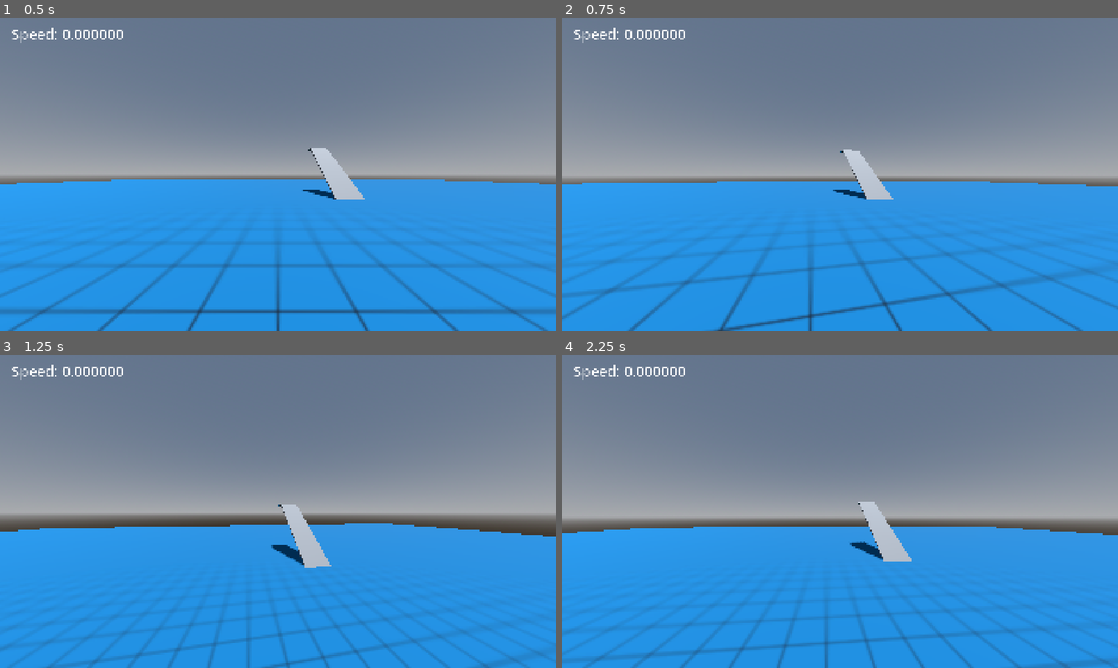
Above: before the commit, frames 1-4 (two rows, left to right).
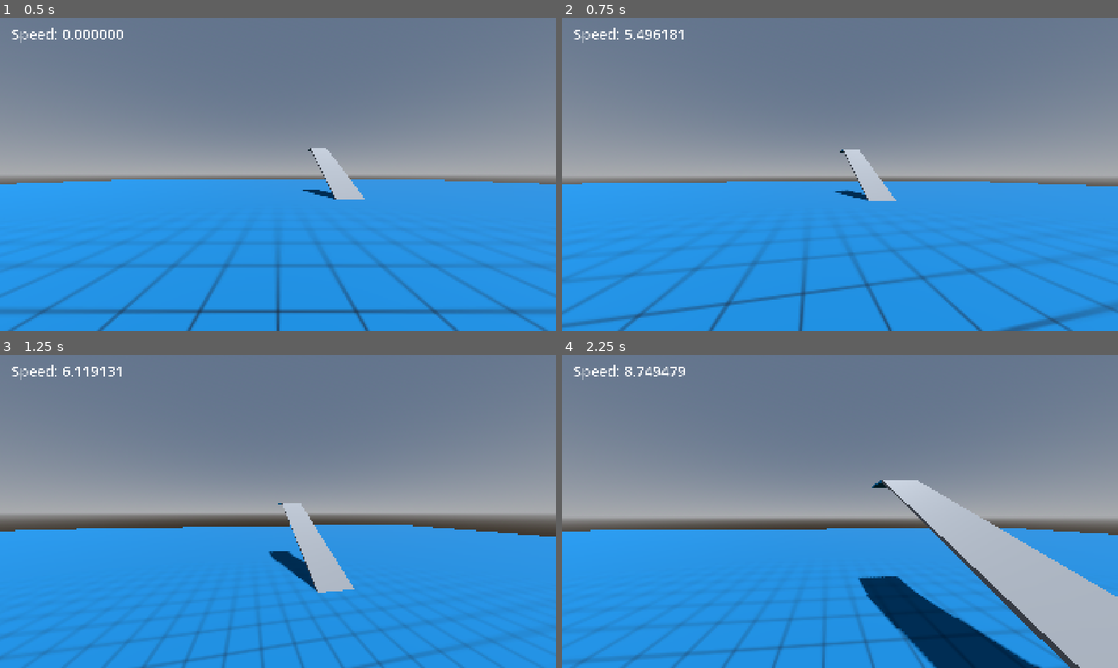
Above: after the commit, the same moments.

Repository: BilgiPasa/3d-first-person-movement-3
Game: Godot game, scene res://Scenes/main_scene.tscn
The game is run twice, just before and just after one commit, with the same random seed, the same clock (stepped at 60 frames per second) and the same inputs.
Inputs (mouse positions are in pixels of both pictures, inside the frame that each line leads up to):
- Up to frame 1 (0.5 s): no input
- Up to frame 2 (0.75 s): tap Enter at 0.5 s; move the mouse to (867, 174) at 0.52 s; hold W (move_forward) from 0.53 s (still down); hold Shift (crouch) from 0.53 s (still down)
- Up to frame 3 (1.25 s): keep holding W (move_forward); keep holding Shift (crouch); tap Space (jump) at 0.77, 1.07 s; tap R (run) at 0.8 s
- Up to frame 4 (2.25 s): keep holding W (move_forward); move the mouse to (812, 511) at 1.27 s; release Shift (crouch) at 1.28 s; tap R (run) at 1.35 s; tap Space (jump) at 1.52, 1.55, 1.82 s; move the mouse to (851, 505) at 2.02 s; hold Space (jump) from 2.03 s (still down)

Frame 1 is identical in both runs. In frame 2, 6.4% of the frame differs, in the area x 0-100%, y 3-100%; in frame 3, 5.5%; in frame 4, 15%.

Commit message:
Added the movement but some things might not work as expected right now.

Diff:
--- a/Scenes/player_and_camera.tscn
+++ b/Scenes/player_and_camera.tscn
@@ -29,19 +29,20 @@
 camera_holder = NodePath("CameraHolder")
 camera_position = NodePath("Player/CameraPosition")
 
-[node name="Player" type="RigidBody3D" parent="." unique_id=1419588242 node_paths=PackedStringArray("camera_position", "grounded_area", "bump_area", "can_jump_timer", "jumping_timer")]
+[node name="Player" type="RigidBody3D" parent="." unique_id=1419588242 node_paths=PackedStringArray("camera_position", "slope_ray_cast", "can_jump_timer", "jumping_timer", "grounded_area", "bump_area")]
 collision_layer = 2
 physics_material_override = ExtResource("1_a5f1f")
 script = ExtResource("3_t5fc0")
 player_capsule_mesh = SubResource("CapsuleMesh_vu1q0")
 player_capsule_shape = SubResource("CapsuleShape3D_t5fc0")
 camera_position = NodePath("CameraPosition")
+slope_ray_cast = NodePath("SlopeRayCast")
+can_jump_timer = NodePath("CanJumpTimer")
+jumping_timer = NodePath("JumpingTimer")
 grounded_area = NodePath("GroundedArea")
 grounded_area_sphere_shape = SubResource("SphereShape3D_y4qkf")
 bump_area = NodePath("BumpArea")
 bump_area_box_shape = SubResource("BoxShape3D_2b1b8")
-can_jump_timer = NodePath("CanJumpTimer")
-jumping_timer = NodePath("JumpingTimer")
 
 [node name="MeshInstance3D" type="MeshInstance3D" parent="Player" unique_id=1960179756]
 layers = 2
@@ -52,6 +53,10 @@
 
 [node name="CameraPosition" type="Node3D" parent="Player" unique_id=1390214656]
 transform = Transform3D(1, 0, 0, 0, 1, 0, 0, 0, 1, 0, 0.75, 0)
+
+[node name="SlopeRayCast" type="RayCast3D" parent="Player" unique_id=811401043]
+transform = Transform3D(1, 0, 0, 0, 1, 0, 0, 0, 1, 0, -1, 0)
+target_position = Vector3(0, -0.6, 0)
 
 [node name="CanJumpTimer" type="Timer" parent="Player" unique_id=1899720305]
 
--- a/Scripts/player.gd
+++ b/Scripts/player.gd
@@ -5,14 +5,24 @@
 # Note2: I have set the layers and the masks in the editor.
 
 # Movement
-const GROUND_LINEAR_DAMP: int = 10
+const AIR_MOVE_MULT: int = 200
+const GROUND_MOVE_MULT: float = 750.005
+const GROUND_LINEAR_DAMP: float = 12.4
 const AIR_LINEAR_DAMP: float = 0.04
 const MIN: float = 0.1
 var normal_speed: int = Defaults.normal_speed
 var run_speed: float = Defaults.normal_speed * 4.0 / 3.0
 var move_speed: float
 var run_input: bool
-var move_vector: Vector2 # X is X, Y is -Z.
+var air_damp_active: bool
+var on_slope: bool
+var trying_to_go_forward_in_air: bool
+var trying_to_go_back_in_air: bool
+var trying_to_go_right_in_air: bool
+var trying_to_go_left_in_air: bool
+var move_vector: Vector3
+var relative_move_vector: Vector3 # move vector relative to camera
+var relative_velocity_in_air: Vector3 # velocity in air relative to camera
 
 # Crouch
 var crouch_speed: float = Defaults.normal_speed * 2.0 / 3.0
@@ -20,7 +30,7 @@
 
 # Jump
 const CAN_JUMP_TIMER_SECONDS: float = 0.3
-const JUMPING_TIMER_SECONDS: float = 0.15
+const JUMPING_TIMER_SECONDS: float = 0.1
 var jump_force: int = Defaults.jump_force
 var can_jump: bool = true
 var jumping: bool = false
@@ -55,7 +65,7 @@
 var bumping: bool
 
 # Player Rotation
-var degrees_to_rotate: float # This variable is assigned by the player_and_camera script
+var y_rot_deg: float # This variable is assigned by the player_and_camera script
 
 # Player Sizes
 const PLAYER_HEIGHT: float = 2.0
@@ -66,12 +76,13 @@
 @export var player_capsule_mesh: CapsuleMesh
 @export var player_capsule_shape: CapsuleShape3D
 @export var camera_position: Node3D
+@export var slope_ray_cast: RayCast3D
+@export var can_jump_timer: Timer
+@export var jumping_timer: Timer
 @export var grounded_area: Area3D
 @export var grounded_area_sphere_shape: SphereShape3D
 @export var bump_area: Area3D
 @export var bump_area_box_shape: BoxShape3D
-@export var can_jump_timer: Timer
-@export var jumping_timer: Timer
 
 func _ready() -> void:
 	can_sleep = false
@@ -84,29 +95,44 @@
 	player_capsule_shape.height = PLAYER_HEIGHT
 	player_capsule_shape.radius = PLAYER_RADIUS
 	camera_position.position.y = (PLAYER_HEIGHT / 2) - 0.25
-	grounded_area.position.y = -(PLAYER_HEIGHT / 2)
-	grounded_area_sphere_shape.radius = GROUNDED_AREA_SPHERE_RADIUS
-	bump_area.position.z = -(PLAYER_RADIUS / 2)
-	bump_area_box_shape.size = BUMP_AREA_BOX_SIZE
+	slope_ray_cast.position = Vector3(0, -PLAYER_HEIGHT / 2, 0)
+	slope_ray_cast.target_position = Vector3(0, GROUNDED_AREA_SPHERE_RADIUS * 2, 0)
 	can_jump_timer.wait_time = CAN_JUMP_TIMER_SECONDS
 	jumping_timer.wait_time = JUMPING_TIMER_SECONDS
+	grounded_area.position.y = -PLAYER_HEIGHT / 2
+	grounded_area_sphere_shape.radius = GROUNDED_AREA_SPHERE_RADIUS
+	bump_area.position.z = -PLAYER_RADIUS / 2
+	bump_area_box_shape.size = BUMP_AREA_BOX_SIZE
 
 # * Get inputs
 func _process(_delta: float) -> void:
-	# move_vector's X is X in 3D, Y is -Z in 3D. Also, it is normalized.
-	move_vector = Vector2(Input.get_axis("move_left", "move_right"), Input.get_axis("move_back", "move_forward")).normalized()
-
-	# Other inputs
 	run_input = Input.is_action_pressed("run") && Input.is_action_pressed("move_forward")
 	crouch_input = Input.is_action_pressed("crouch")
 	jump_input = Input.is_action_pressed("jump")
 
-# * Handle things about forces, velocity and rotation
-# Don't use the "_state" because it does not work as I wanted.
-func _integrate_forces(_state: PhysicsDirectBodyState3D) -> void:
-	rotation_degrees.y = degrees_to_rotate
+	# Forward is -Z, Backwards is Z, Right is X, Left is -X
+	move_vector = Vector3(Input.get_axis("move_left", "move_right"), 0, -Input.get_axis("move_back", "move_forward")).normalized()
+
+# * Handle other things
+func _physics_process(delta: float) -> void:
+	rotation_degrees.y = y_rot_deg
+	touching = get_contact_count() > 0
+	grounded = grounded_area.has_overlapping_bodies()
+	bumping = bump_area.has_overlapping_bodies()
+	coyote_time(delta)
 	jump()
+	handle_linear_damp()
+	movement(delta)
+	current_state = player_state_machine(current_state)
 	move_speed_control()
+
+func coyote_time(physics_process_delta: float) -> void:
+	if grounded:
+		coyote_time_counter = COYOTE_TIME_SECONDS
+	elif coyote_time_counter <= 0:
+		coyote_time_counter = 0
+	else:
+		coyote_time_counter -= physics_process_delta
 
 func jump() -> void:
 	if jump_input && can_jump && !jumping && ((touching && grounded) || (!grounded && coyote_time_counter > 0)):
@@ -127,6 +153,129 @@
 	jumping = false
 	jumping_timer.stop()
 	jumping_timer.wait_time = JUMPING_TIMER_SECONDS
+
+func handle_linear_damp() -> void:
+	if grounded && !jumping:
+		linear_damp = GROUND_LINEAR_DAMP
+		air_damp_active = false
+	else:
+		linear_damp = AIR_LINEAR_DAMP
+		air_damp_active = true
+
+func movement(physics_process_delta: float) -> void:
+	on_slope = slope_ray_cast.is_colliding() && slope_ray_cast.get_collision_normal() != Vector3.UP
+
+	if !air_damp_active:
+		relative_move_vector = rotate_vector_around_y_axis(move_vector, deg_to_rad(y_rot_deg))
+
+		if !on_slope:
+			apply_force(move_speed * GROUND_MOVE_MULT * physics_process_delta * mass * relative_move_vector)
+		else:
+			apply_force(move_speed * GROUND_MOVE_MULT * physics_process_delta * mass * relative_move_vector.project(slope_ray_cast.get_collision_normal()))
+	else:
+		relative_velocity_in_air = rotate_vector_around_y_axis(linear_velocity, -deg_to_rad(y_rot_deg))
+		trying_to_go_forward_in_air = move_vector.z < -MIN
+		trying_to_go_back_in_air = move_vector.z > MIN
+		trying_to_go_right_in_air = move_vector.x > MIN
+		trying_to_go_left_in_air = move_vector.x < -MIN
+
+		if (trying_to_go_forward_in_air && relative_velocity_in_air.z < -move_speed) || (trying_to_go_back_in_air && relative_velocity_in_air.z > move_speed):
+			move_vector.z = 0
+
+		if (trying_to_go_right_in_air && relative_velocity_in_air.x > move_speed) || (trying_to_go_left_in_air && relative_velocity_in_air.x < -move_speed):
+			move_vector.x = 0
+
+		if relative_velocity_in_air.length() > move_speed:
+			if (trying_to_go_forward_in_air && relative_velocity_in_air.z > -move_speed && relative_velocity_in_air.z < -move_speed * 0.4 && trying_to_go_right_in_air && relative_velocity_in_air.x < move_speed && relative_velocity_in_air.x > move_speed * 0.4) || (trying_to_go_forward_in_air && relative_velocity_in_air.z > -move_speed && relative_velocity_in_air.z < -move_speed * 0.4 && trying_to_go_left_in_air && relative_velocity_in_air.x > -move_speed && relative_velocity_in_air.x < -move_speed * 0.4) || (trying_to_go_back_in_air && relative_velocity_in_air.z < move_speed && relative_velocity_in_air.z > move_speed * 0.4 && trying_to_go_right_in_air && relative_velocity_in_air.x < move_speed && relative_velocity_in_air.x > move_speed * 0.4) || (trying_to_go_back_in_air && relative_velocity_in_air.z < move_speed && relative_velocity_in_air.z > move_speed * 0.4 && trying_to_go_left_in_air && relative_velocity_in_air.x > -move_speed && relative_velocity_in_air.x < -move_speed * 0.4):
+				move_vector.z = 0
+				move_vector.x = 0
+			else:
+				if (trying_to_go_forward_in_air && relative_velocity_in_air.z < -move_speed / 2) || (trying_to_go_back_in_air && relative_velocity_in_air.z > move_speed / 2):
+					move_vector.z = 0
+				else:
+					if (trying_to_go_forward_in_air || trying_to_go_back_in_air) && !(trying_to_go_forward_in_air && relative_velocity_in_air.z > MIN) && !(trying_to_go_back_in_air && relative_velocity_in_air.z < -MIN):
+						if relative_velocity_in_air.x > move_speed:
+							relative_move_vector = rotate_vector_around_y_axis(move_vector, deg_to_rad(y_rot_deg))
+							apply_force((move_speed / 2) * AIR_MOVE_MULT * physics_process_delta * mass * abs(relative_move_vector.z) * rotate_vector_around_y_axis(Vector3.LEFT, deg_to_rad(y_rot_deg)))
+						elif relative_velocity_in_air.x < -move_speed:
+							relative_move_vector = rotate_vector_around_y_axis(move_vector, deg_to_rad(y_rot_deg))
+							apply_force((move_speed / 2) * AIR_MOVE_MULT * physics_process_delta * mass * abs(relative_move_vector.z) * rotate_vector_around_y_axis(Vector3.RIGHT, deg_to_rad(y_rot_deg)))
+
+				if (trying_to_go_right_in_air && relative_velocity_in_air.x > move_speed / 2) || (trying_to_go_left_in_air && relative_velocity_in_air.x < -move_speed / 2):
+					move_vector.x = 0
+				else:
+					if (trying_to_go_right_in_air || trying_to_go_left_in_air) && !(trying_to_go_right_in_air && relative_velocity_in_air.x < -MIN) && !(trying_to_go_left_in_air && relative_velocity_in_air.x > MIN):
+						if relative_velocity_in_air.z < -move_speed:
+							relative_move_vector = rotate_vector_around_y_axis(move_vector, deg_to_rad(y_rot_deg))
+							apply_force((move_speed / 2) * AIR_MOVE_MULT * physics_process_delta * mass * abs(relative_move_vector.x) * rotate_vector_around_y_axis(Vector3.BACK, deg_to_rad(y_rot_deg)))
+						elif relative_velocity_in_air.z > move_speed:
+							relative_move_vector = rotate_vector_around_y_axis(move_vector, deg_to_rad(y_rot_deg))
+							apply_force((move_speed / 2) * AIR_MOVE_MULT * physics_process_delta * mass * abs(relative_move_vector.x) * rotate_vector_around_y_axis(Vector3.FORWARD, deg_to_rad(y_rot_deg)))
+
+		relative_move_vector = rotate_vector_around_y_axis(move_vector, deg_to_rad(y_rot_deg))
+
+		if !on_slope:
+			apply_force(move_speed * AIR_MOVE_MULT * physics_process_delta * mass * relative_move_vector)
+		else:
+			apply_force(move_speed * AIR_MOVE_MULT * physics_process_delta * mass * relative_move_vector.project(slope_ray_cast.get_collision_normal()))
+
+func rotate_vector_around_y_axis(vector: Vector3, radians: float) -> Vector3:
+	return Vector3(vector.x * cos(radians) + vector.z * sin(radians), vector.y, -vector.x * sin(radians) + vector.z * cos(radians))
+
+func player_state_machine(state: States) -> States:
+	if state == States.IDLE:
+		if is_moving_with_WASD():
+			return States.WALKING
+		else:
+			if crouch_input:
+				return States.CROUCHING
+			else:
+				return States.IDLE
+	elif state == States.CROUCHING:
+		if is_moving_with_WASD():
+			return States.CROUCH_WALKING
+		else:
+			if crouch_input:
+				return States.CROUCHING
+			else:
+				return States.IDLE
+	elif state == States.WALKING:
+		if is_moving_with_WASD():
+			if crouch_input:
+				return States.CROUCH_WALKING
+			elif run_input:
+				return States.RUNNING
+			else:
+				return States.WALKING
+		else:
+			return States.IDLE
+	elif state == States.RUNNING:
+		if is_moving_with_WASD():
+			if run_input:
+				return States.RUNNING
+			else:
+				if bumping:
+					return States.WALKING
+				else:
+					return States.RUNNING
+		else:
+			return States.IDLE
+	elif state == States.CROUCH_WALKING:
+		if is_moving_with_WASD():
+			if crouch_input:
+				return States.CROUCH_WALKING
+			else:
+				return States.WALKING
+		else:
+			return States.CROUCHING
+	else:
+		return States.IDLE
+
+func is_moving_with_WASD() -> bool:
+	return move_vector.length() > MIN && get_speed() > MIN
+
+func get_speed() -> float:
+	return sqrt(pow(linear_velocity.x, 2) + pow(linear_velocity.z, 2))
 
 func move_speed_control() -> void:
 	match current_state:
@@ -145,81 +294,3 @@
 
 	if abs(linear_velocity.y) <= MIN:
 		linear_velocity.y = 0
-
-# * Handle other things
-func _physics_process(delta: float) -> void:
-	touching = get_contact_count() > 0
-	grounded = grounded_area.has_overlapping_bodies()
-	bumping = bump_area.has_overlapping_bodies()
-	coyote_time(delta)
-	handle_linear_damp()
-	current_state = player_state_machine(current_state)
-
-func coyote_time(physics_process_delta: float) -> void:
-	if grounded:
-		coyote_time_counter = COYOTE_TIME_SECONDS
-	elif coyote_time_counter <= 0:
-		coyote_time_counter = 0
-	else:
-		coyote_time_counter -= physics_process_delta
-
-func handle_linear_damp():
-	if grounded && !jumping:
-		linear_damp = GROUND_LINEAR_DAMP
-	else:
-		linear_damp = AIR_LINEAR_DAMP
-
-func player_state_machine(state: States) -> States:
-	if state == States.IDLE:
-		if is_moving_with_WASD():
-			return States.WALKING
-		else:
-			if crouch_input:
-				return States.CROUCHING
-			else:
-				return States.IDLE
-	elif state == States.CROUCHING:
-		if is_moving_with_WASD():
-			return States.CROUCH_WALKING
-		else:
-			if crouch_input:
-				return States.CROUCHING
-			else:
-				return States.IDLE
-	elif state == States.WALKING:
-		if is_moving_with_WASD():
-			if crouch_input:
-				return States.CROUCH_WALKING
-			elif run_input:
-				return States.RUNNING
-			else:
-				return States.WALKING
-		else:
-			return States.IDLE
-	elif state == States.RUNNING:
-		if is_moving_with_WASD():
-			if run_input:
-				return States.RUNNING
-			else:
-				if bumping:
-					return States.WALKING
-				else:
-					return States.RUNNING
-		else:
-			return States.IDLE
-	elif state == States.CROUCH_WALKING:
-		if is_moving_with_WASD():
-			if crouch_input:
-				return States.CROUCH_WALKING
-			else:
-				return States.WALKING
-		else:
-			return States.CROUCHING
-	else:
-		return States.IDLE
-
-func is_moving_with_WASD() -> bool:
-	return move_vector.length() > MIN && get_speed() > MIN
-
-func get_speed() -> float:
-	return sqrt(pow(linear_velocity.x, 2) + pow(linear_velocity.z, 2))
--- a/Scripts/player_and_camera.gd
+++ b/Scripts/player_and_camera.gd
@@ -46,7 +46,7 @@
 func camera_position_and_rotation() -> void:
 	camera_holder.global_position = camera_position.global_position # Move camera holder to camera position
 	camera_holder.rotation_degrees = Vector3(x_rot_deg, y_rot_deg, 0) # Rotate camera holder
-	player.degrees_to_rotate = y_rot_deg # Assign rotation degrees for player
+	player.y_rot_deg = y_rot_deg # Assign rotation degrees for player
 
 func fov_change(process_delta: float) -> void:
 	zoom_input = Input.is_action_pressed("camera_zoom") # Get camera_zoom input
